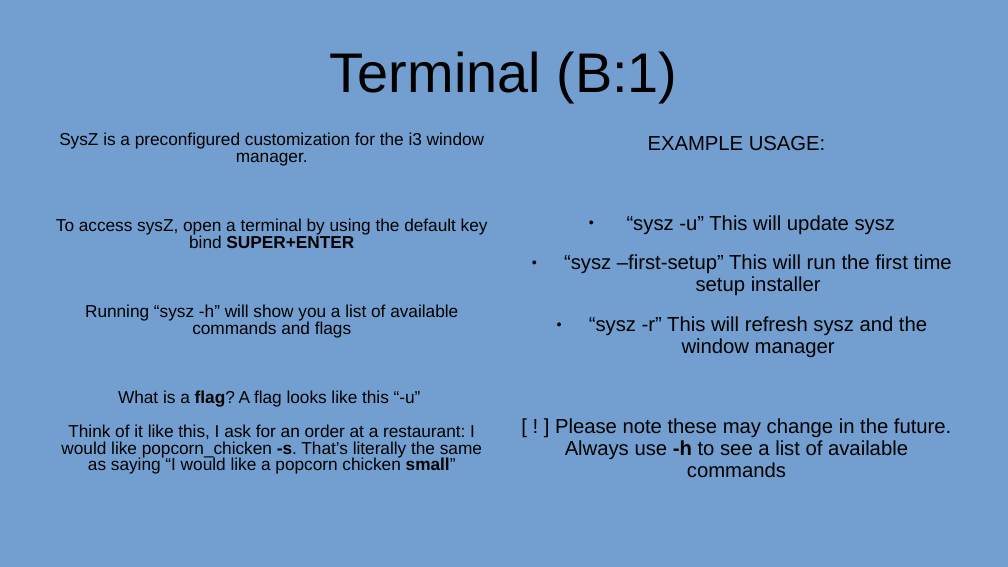
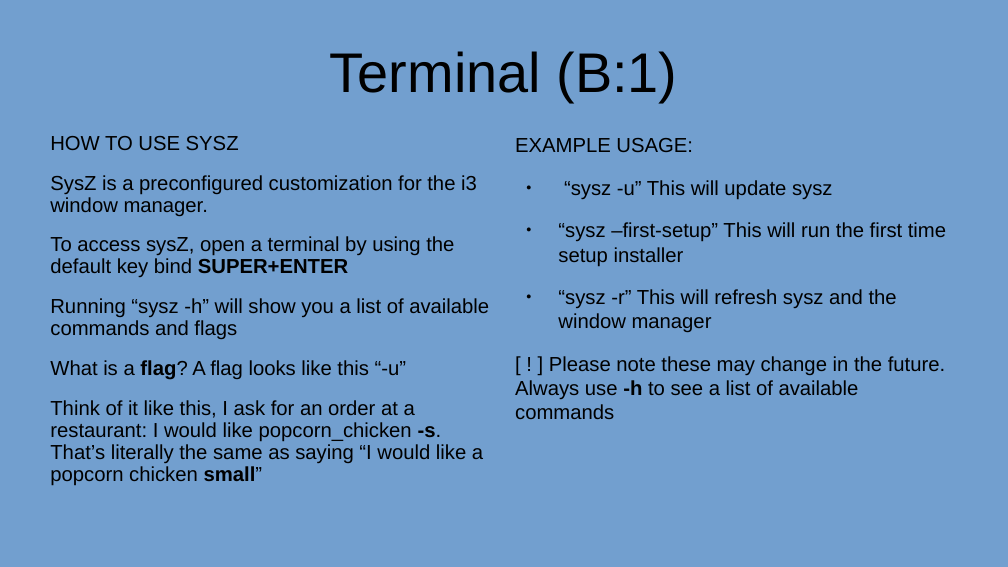
Before and after one commit to AnAncientForce/sysZ, a slide deck: slide 7 of Guide.odp. Drawn at 1008x567 pixels with LibreOffice and Linux fonts; fonts in the diff are those of the drawing. Boxes give left, top, right and bottom in pixels: in the first picture for what was removed or moved away, otherwise in the second. Text is boxed around its words. In the diff, an @@ line names an element or a change of style, - is before the commit and + after.

```diff
--- a/Guide.odp
+++ b/Guide.odp
@@ text at box(50, 136, 239, 150): paragraph added @@
+HOW TO USE SYSZ
@@ text "EXAMPLE USAGE:" at box(515, 138, 946, 419): alignment centre to left; line spacing 0.9 to 1 @@
@@ text at box(50, 175, 489, 463): size 13.6 to 16 pt; alignment centre to left; line spacing 0.8 to 0.9 @@
```
Also in this commit, not shown: 4 other slides changed.
